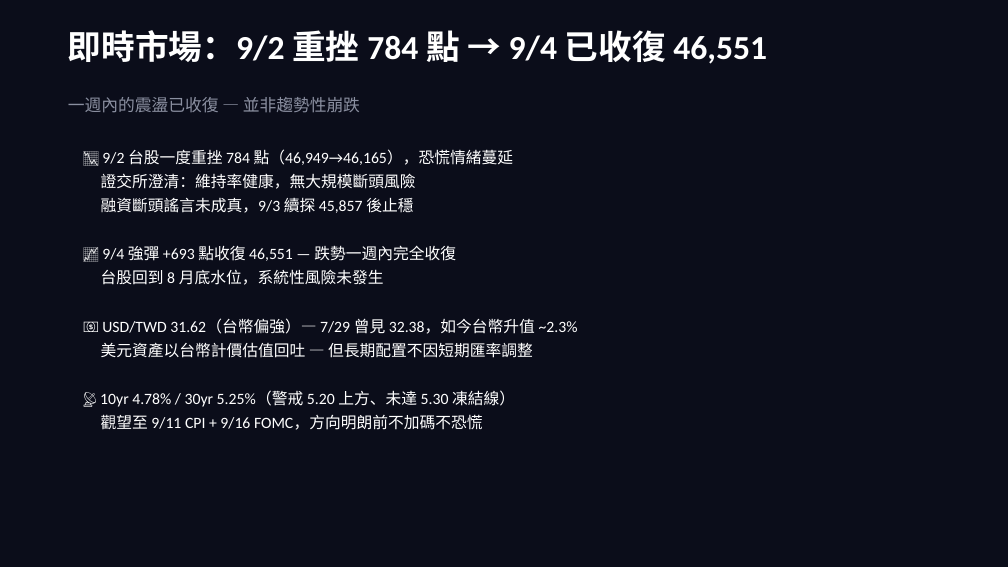
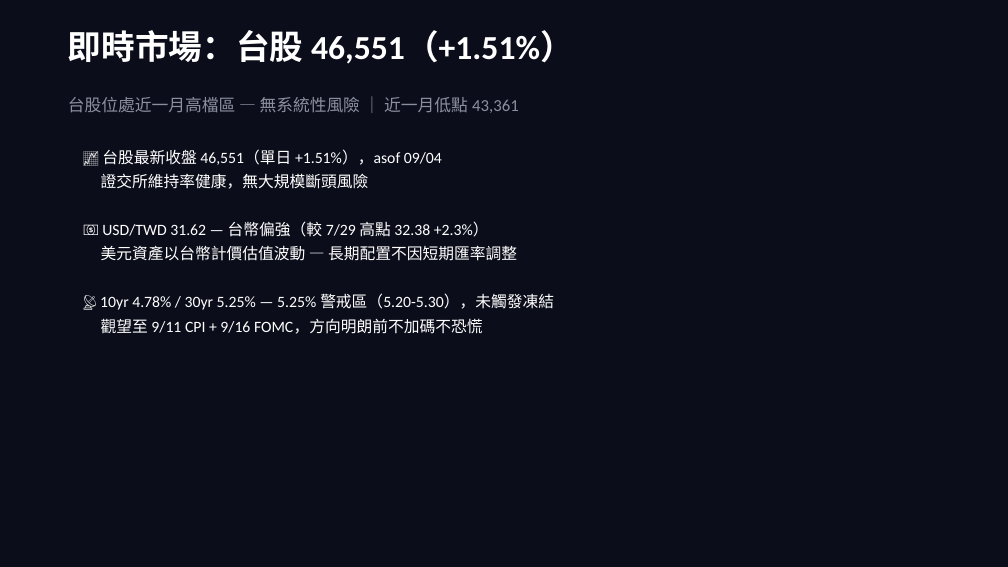
Before and after one commit to b0988321088/longjiu-dashboard-2, a slide deck: slide 2 of 大轉向資產配置策略_final.pptx. Drawn at 1008x567 pixels with LibreOffice and Linux fonts; fonts in the diff are those of the drawing. Boxes give left, top, right and bottom in pixels: in the first picture for what was removed or moved away, otherwise in the second. Text is boxed around its words. In the diff, an @@ line names an element or a change of style, - is before the commit and + after.

Commit message:
feat: 簡報 v5 — 市場快照執行時自動抓取（Yahoo API），根治寫死舊值；pptx+html 同步產出 [cioreviewed]

```diff
--- a/大轉向資產配置策略_final.pptx
+++ b/大轉向資產配置策略_final.pptx
@@ text at box(68, 30, 574, 64): text changed @@
-即時市場：9/2 重挫 784 點 → 9/4 已收復 46,551
+即時市場：台股 46,551（+1.51%）
@@ text at box(68, 97, 519, 113): text changed @@
-一週內的震盪已收復 — 並非趨勢性崩跌
+台股位處近一月高檔區 — 無系統性風險 ｜ 近一月低點 43,361
@@ text at box(100, 149, 554, 310): text changed @@
-📉 9/2 台股一度重挫 784 點（46,949→46,165），恐慌情緒蔓延
-證交所澄清：維持率健康，無大規模斷頭風險
-融資斷頭謠言未成真，9/3 續探 45,857 後止穩
-📈 9/4 強彈 +693 點收復 46,551 — 跌勢一週內完全收復
-台股回到 8 月底水位，系統性風險未發生
-💵 USD/TWD 31.62（台幣偏強）— 7/29 曾見 32.38，如今台幣升值 ~2.3%
-美元資產以台幣計價估值回吐 — 但長期配置不因短期匯率調整
-📡 10yr 4.78% / 30yr 5.25%（警戒 5.20 上方、未達 5.30 凍結線）
+📈 台股最新收盤 46,551（單日 +1.51%），asof 09/04
+證交所維持率健康，無大規模斷頭風險
+💵 USD/TWD 31.62 — 台幣偏強（較 7/29 高點 32.38 +2.3%）
+美元資產以台幣計價估值波動 — 長期配置不因短期匯率調整
+📡 10yr 4.78% / 30yr 5.25% — 5.25% 警戒區（5.20-5.30），未觸發凍結
```
Also in this commit, not shown: 4 other slides changed, 2 other files.
